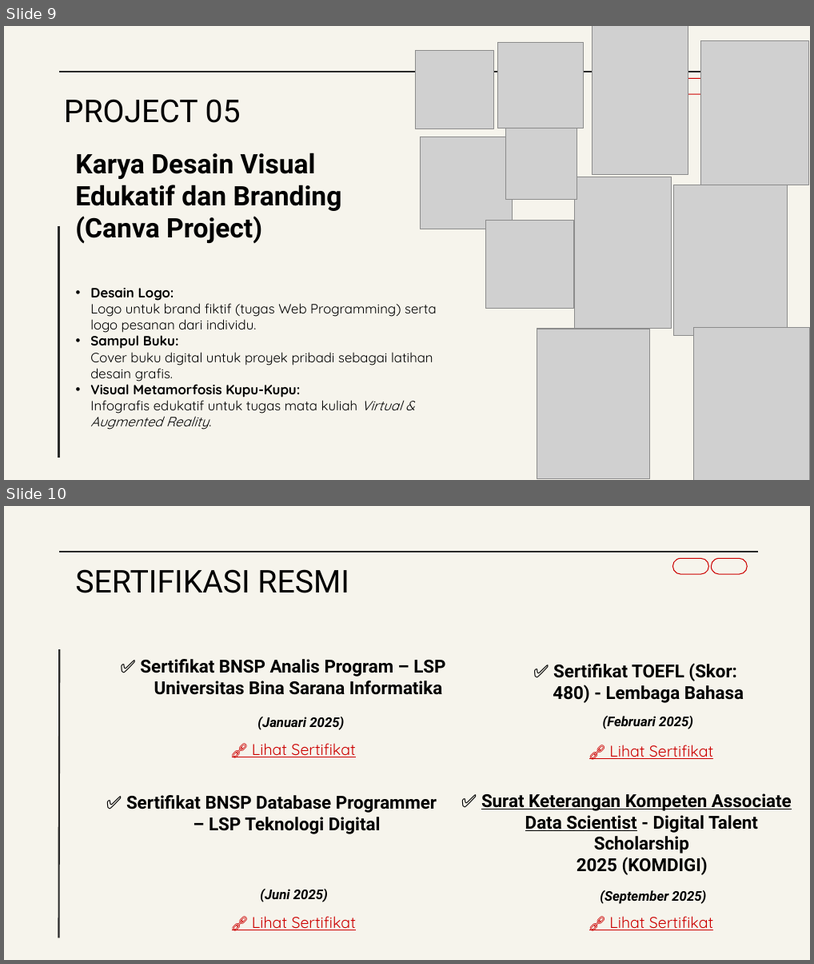
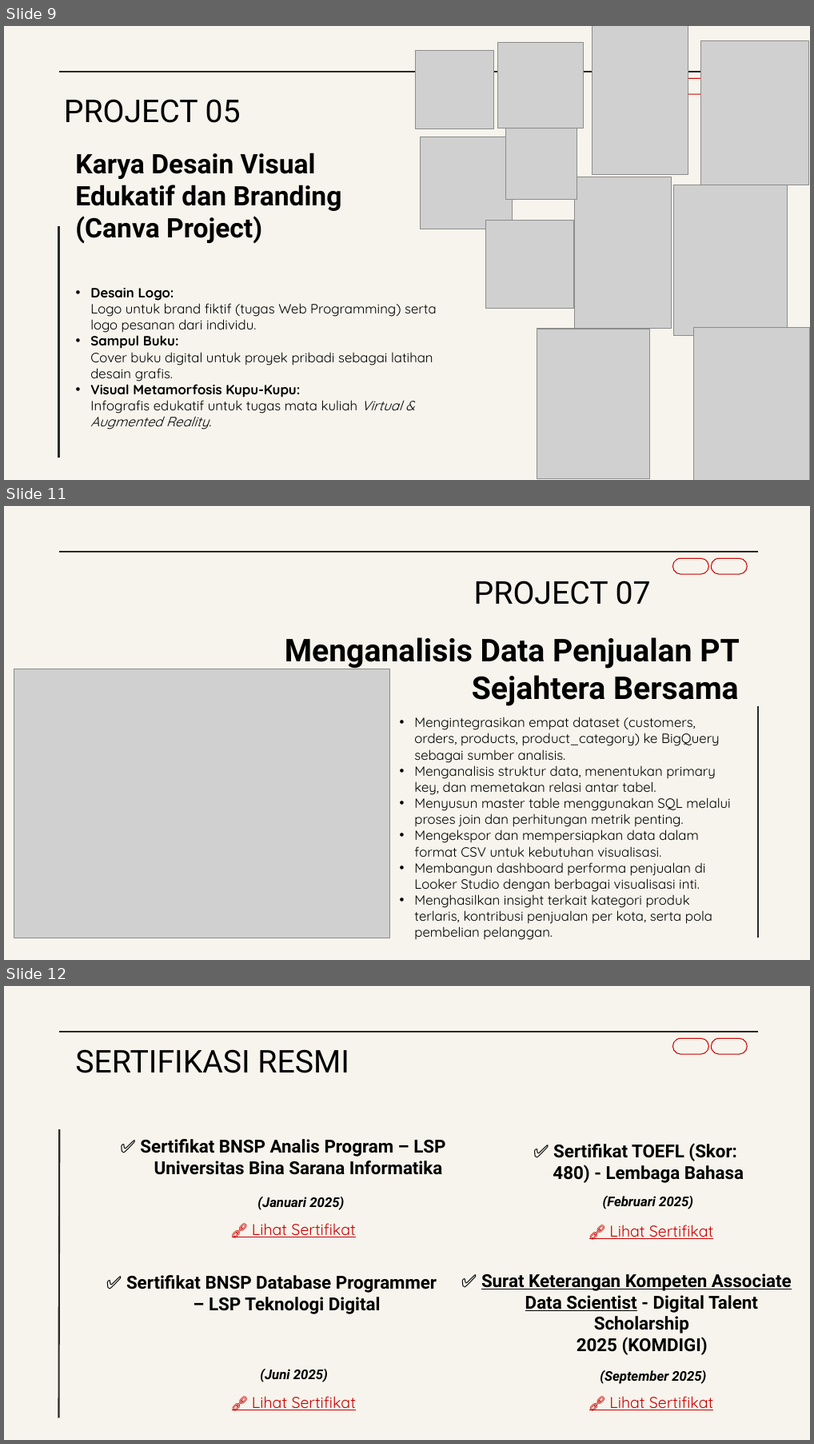
Before and after one commit to DisyaAriza/Project_magang, a slide deck: Portopolio Disya.pptx. Shown one above the other, each under a label of ours: slides 9 and 10 before the commit, slides 9, 11 and 12 after it; the slides between them are not shown. The pictures are 814x964 and 814x1444 pixels, drawn with LibreOffice and Linux fonts; fonts in the diff are those of the drawing; grey boxes stand for pictures. Boxes give left, top, right and bottom in pixels: in the first picture for what was removed or moved away, otherwise in the second. Text is boxed around its words. In the diff, an @@ line names an element or a change of style, - is before the commit and + after.

```diff
--- a/Portopolio Disya.pptx
+++ b/Portopolio Disya.pptx
@@ slide 11 added at <box>4,506,810,960</box>, background #F6F4EC @@
@@ line added from (60, 551) to (758, 551), #282828 1.5 pt @@
@@ rounded rectangle added at <box>674,559,710,575</box>, outline #CC0000 0.75 pt @@
@@ rounded rectangle added at <box>711,559,747,575</box>, outline #CC0000 0.75 pt @@
@@ title added at <box>474,580,651,604</box>, 28 pt, text #000000 @@
+PROJECT 07
@@ text added at <box>285,637,739,706</box>, 28 pt, text #000000, bold @@
+Menganalisis Data Penjualan PT Sejahtera Bersama
@@ picture added at <box>14,669,390,937</box> @@
@@ subtitle added at <box>414,716,730,940</box>, 12 pt, text #000000 @@
+• Mengintegrasikan empat dataset (customers, orders, products, product_category) ke BigQuery sebagai sumber analisis.
+• Menganalisis struktur data, menentukan primary key, dan memetakan relasi antar tabel.
+• Menyusun master table menggunakan SQL melalui proses join dan perhitungan metrik penting.
+• Mengekspor dan mempersiapkan data dalam format CSV untuk kebutuhan visualisasi.
+• Membangun dashboard performa penjualan di Looker Studio dengan berbagai visualisasi inti.
+• Menghasilkan insight terkait kategori produk terlaris, kontribusi penjualan per kota, serta pola pembelian pelanggan.
@@ line added from (758, 706) to (758, 937), #282828 1.5 pt @@
@@ what was slide 10 is now slide 12 @@
```
Also in this commit, not shown: 2 slides changed, 1 other slide added.
